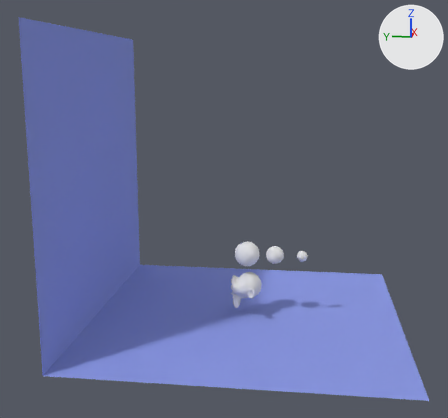
One commit to the Blender file vl.vlabs.com.ua/models/vlabs2/first.scene/first.scene.blend: the scene before it, then after it.
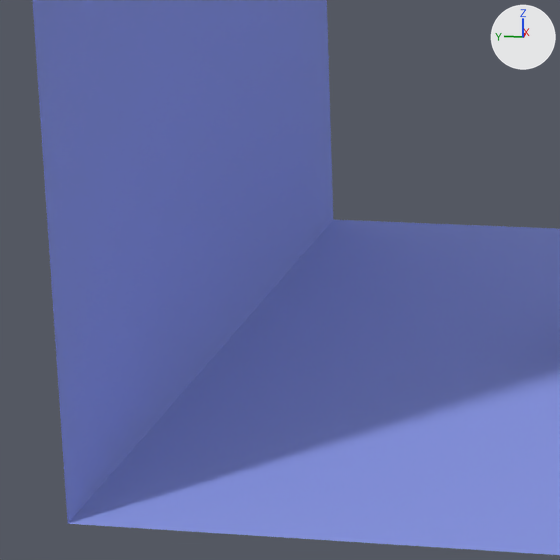
Each version is shown whole from a 50 mm camera at (-31.28, -2.85, 11.23) aimed at (-0.48, 1.16, 4.48), then close up on the part from 4% to 50% of the width and 44% to 93% of the height. The axes (+X, +Y, +Z) are drawn at upper right. The lights are the same throughout.

Script lines for the objects in view, before the commit:
```python
me_plane = bpy.data.meshes.new('Plane')
me_plane.from_pydata([(-8.0, -8.0, 0.0), (8.0, -8.0, 0.0), (-8.0, 8.0, 0.0), (8.0, 8.0, 0.0), (-8.0, 8.0, 14.7), (8.0, 8.0, 14.7)], [], [(0, 1, 3, 2), (2, 3, 5, 4)])
me_plane.materials.append(mat_material)  # blue #909de7
ob_plane = bpy.data.objects.new('Plane', me_plane)
ob_plane.location = (0.0, 0.0, -1.4)
```
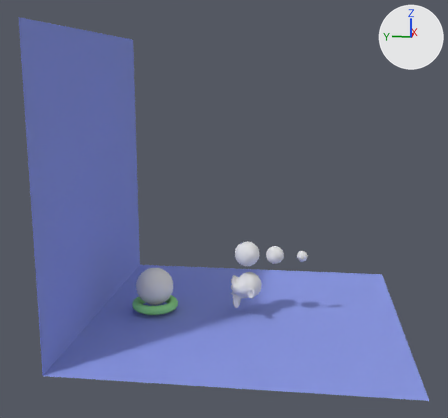
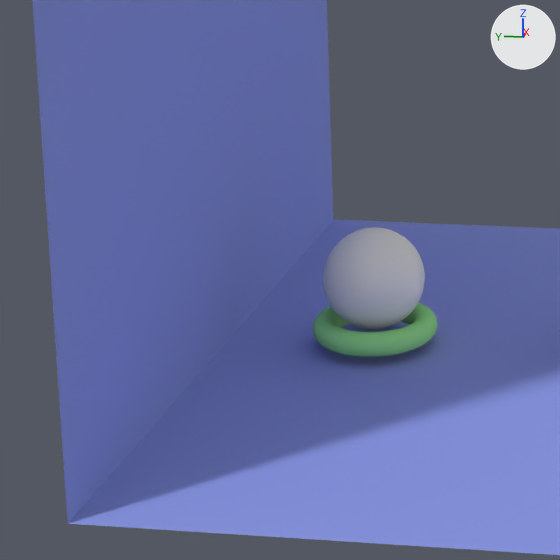
Boxes [x1, y1, x2, y2] around the edits, measured in the close-ups (560 x 560 px):
'BigSphere', added
    after: [323, 227, 425, 329]
'Torus', added (green)
    after: [313, 302, 437, 357]

The change, as a list of edits to the scene's bpy script:
```text
Add mat_torusmaterial:
    mat_torusmaterial = diffuse_material('TorusMaterial')
    mat_torusmaterial.base_color = (0.331, 0.8, 0.323)  # green #9ce79a
Add me_torusgeometry:
    me_torusgeometry.from_pydata(...)  # a torus around z (ring radius 1.0, tube radius 0.25) spanning x -1.25..1.25, y -1.25..1.25, z -0.25..0.25
    me_torusgeometry.materials.append(mat_torusmaterial)  # green #9ce79a
Add me_bigspheregeometry:
    me_bigspheregeometry.from_pydata(...)  # 7868 vertices, 7927 faces, 2 loose edges; spans x -1.0..1.0, y -1.0..1.0, z -1.0..1.0
    me_bigspheregeometry.polygons.foreach_set('use_smooth', [True] * 7927)
Add ob_torus:
    ob_torus = bpy.data.objects.new('Torus', me_torusgeometry)
    ob_torus.location = (0.0, 5.0, -1.0)
    _m = ob_torus.modifiers.new('Subsurf', 'SUBSURF')
    _m.levels = 2
Add ob_bigsphere:
    ob_bigsphere = bpy.data.objects.new('BigSphere', me_bigspheregeometry)
    ob_bigsphere.location = (0.0, 5.0, 0.0)
```
